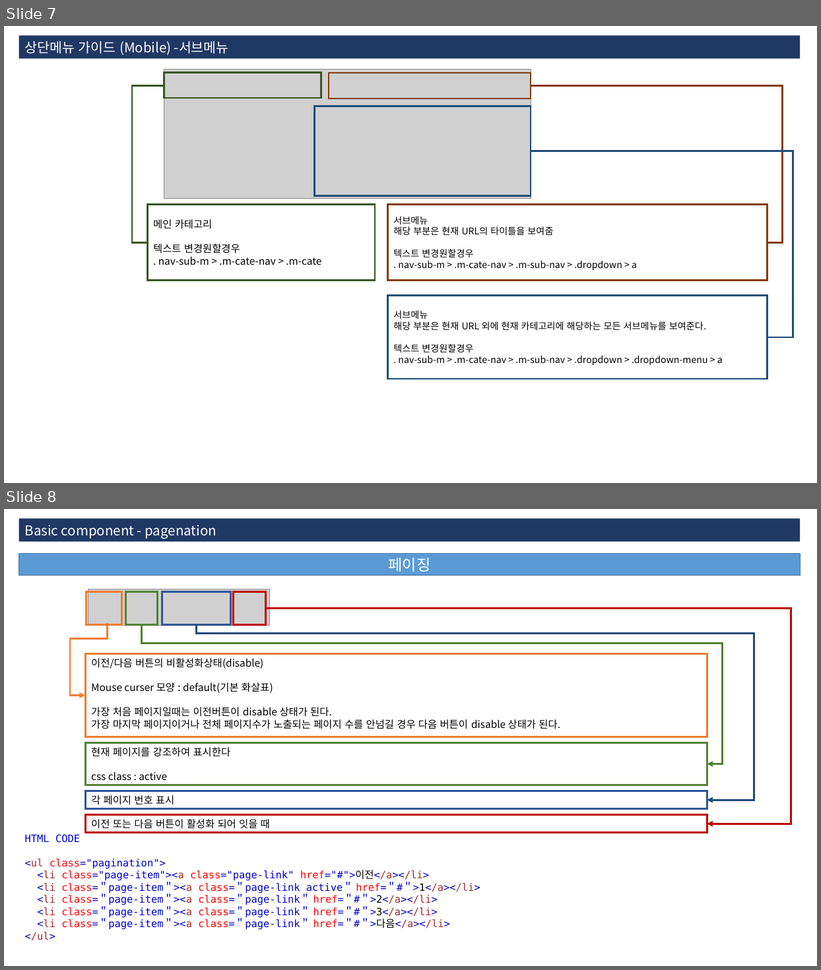
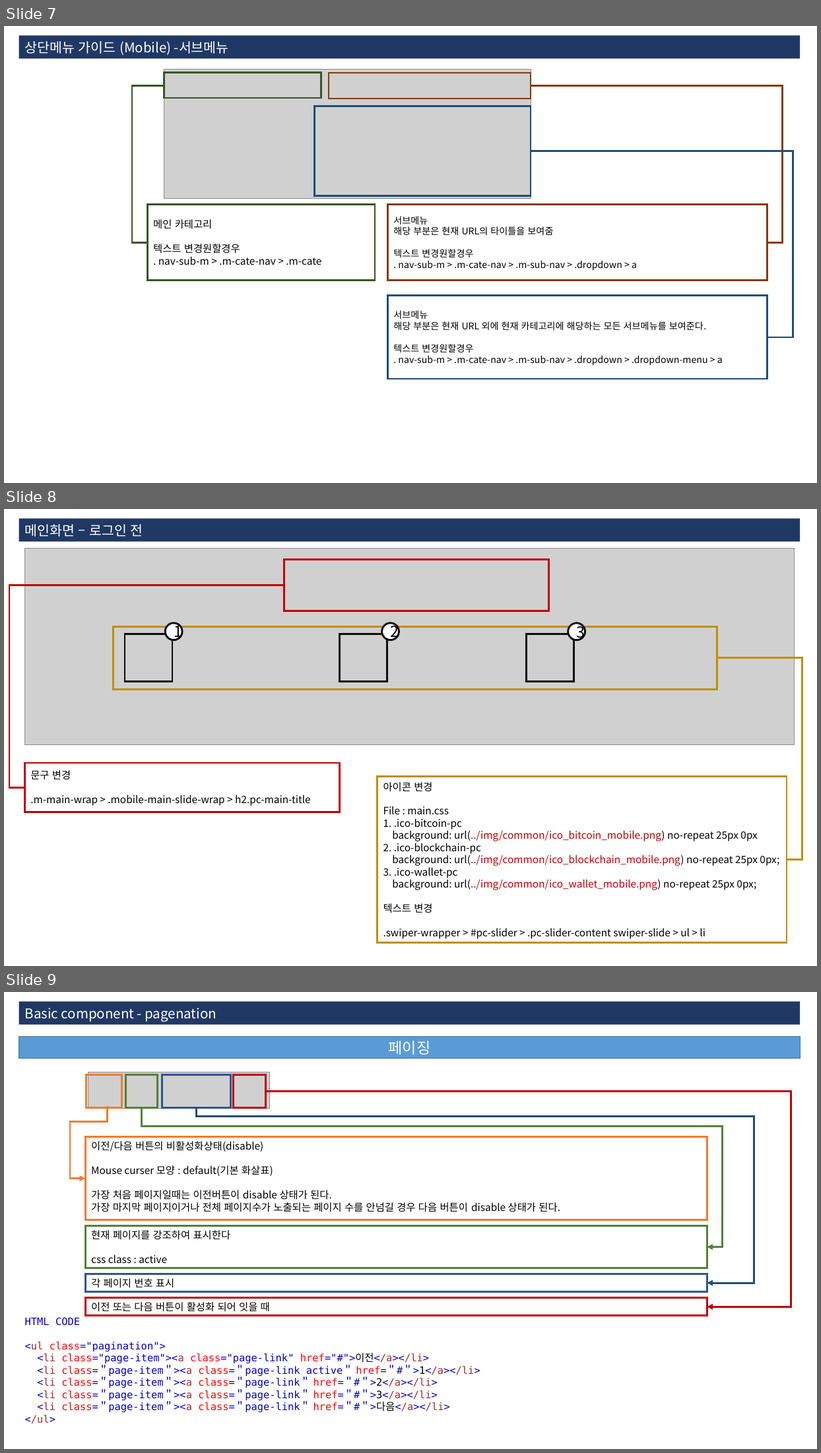
Before and after one commit to 3dwebart/html-publish, a slide deck: web/자료/guide-2.pptx. Shown one above the other, each under a label of ours: slides 7 and 8 before the commit, slides 7, 8 and 9 after it. The pictures are 821x970 and 821x1453 pixels, drawn with LibreOffice and Linux fonts; fonts in the diff are those of the drawing; grey boxes stand for pictures. Boxes give left, top, right and bottom in pixels: in the first picture for what was removed or moved away, otherwise in the second. Text is boxed around its words. In the diff, an @@ line names an element or a change of style, - is before the commit and + after.

```diff
--- a/web/자료/guide-2.pptx
+++ b/web/자료/guide-2.pptx
@@ slide 8 added at box(4, 509, 817, 966), background #FFFFFF @@
@@ rectangle added at box(19, 519, 801, 542), fill #203864, 16 pt, text #FFFFFF @@
+메인화면 – 로그인 전
@@ picture added at box(24, 548, 795, 745) @@
@@ rectangle added at box(284, 560, 548, 611), outline #C00000 2.25 pt @@
@@ elbow line added from (284, 586) to (24, 788), #C00000 2.25 pt @@
@@ rectangle added at box(113, 626, 717, 690), outline #BF9000 2.25 pt @@
@@ ellipse added at box(165, 623, 182, 640), fill #FFFFFF, outline #0D0D0D 2.25 pt, 18 pt, text #000000 @@
+1
@@ ellipse added at box(382, 623, 399, 640), fill #FFFFFF, outline #0D0D0D 2.25 pt, 18 pt, text #000000 @@
+2
@@ ellipse added at box(568, 623, 585, 640), fill #FFFFFF, outline #0D0D0D 2.25 pt, 18 pt, text #000000 @@
+3
@@ rectangle added at box(125, 634, 172, 682), outline #0D0D0D 2.25 pt @@
@@ rectangle added at box(340, 634, 387, 682), outline #0D0D0D 2.25 pt @@
@@ rectangle added at box(527, 634, 574, 682), outline #0D0D0D 2.25 pt @@
@@ elbow line added from (717, 658) to (787, 860), #BF9000 2.25 pt @@
@@ rectangle added at box(24, 763, 340, 812), fill #FFFFFF, outline #C00000 2.25 pt, 12 pt, text #000000 @@
+문구 변경
+.m-main-wrap > .mobile-main-slide-wrap > h2.pc-main-title
@@ rectangle added at box(378, 777, 787, 943), fill #FFFFFF, outline #BF9000 2.25 pt, 12 pt, text #000000 @@
+아이콘 변경
+File : main.css
+1. .ico-bitcoin-pc
+background: url(../img/common/ico_bitcoin_mobile.png) no-repeat 25px 0px
+2. .ico-blockchain-pc
+background: url(../img/common/ico_blockchain_mobile.png) no-repeat 25px 0px;
+3. .ico-wallet-pc
+background: url(../img/common/ico_wallet_mobile.png) no-repeat 25px 0px;
+텍스트 변경
+.swiper-wrapper > #pc-slider > .pc-slider-content swiper-slide > ul > li
@@ what was slide 8 is now slide 9 @@
```
Also in this commit, not shown: 13 other files.
